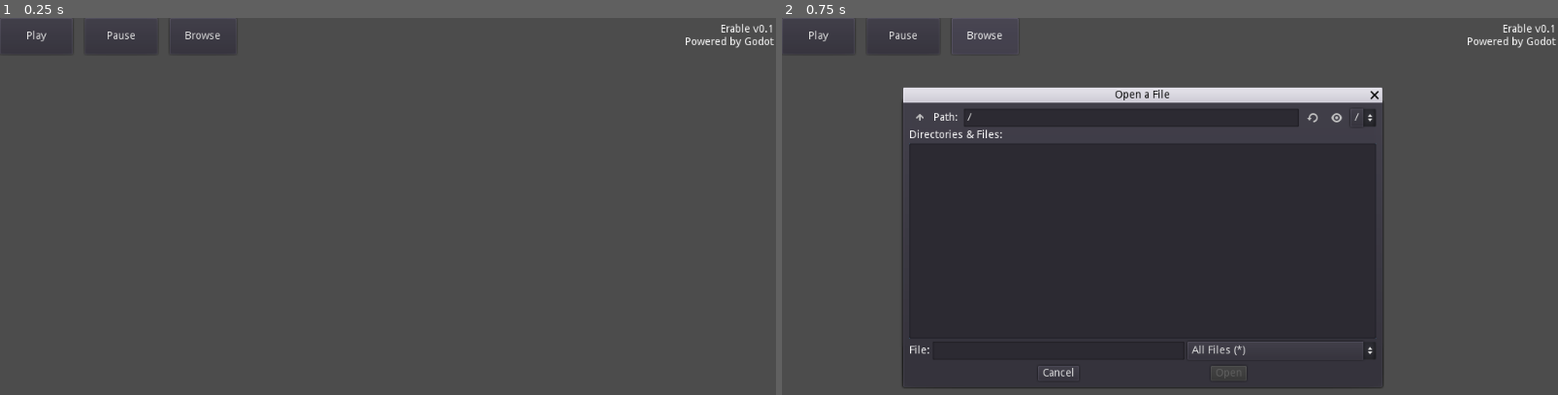
Above: before the commit, frames 1-2 (left to right).
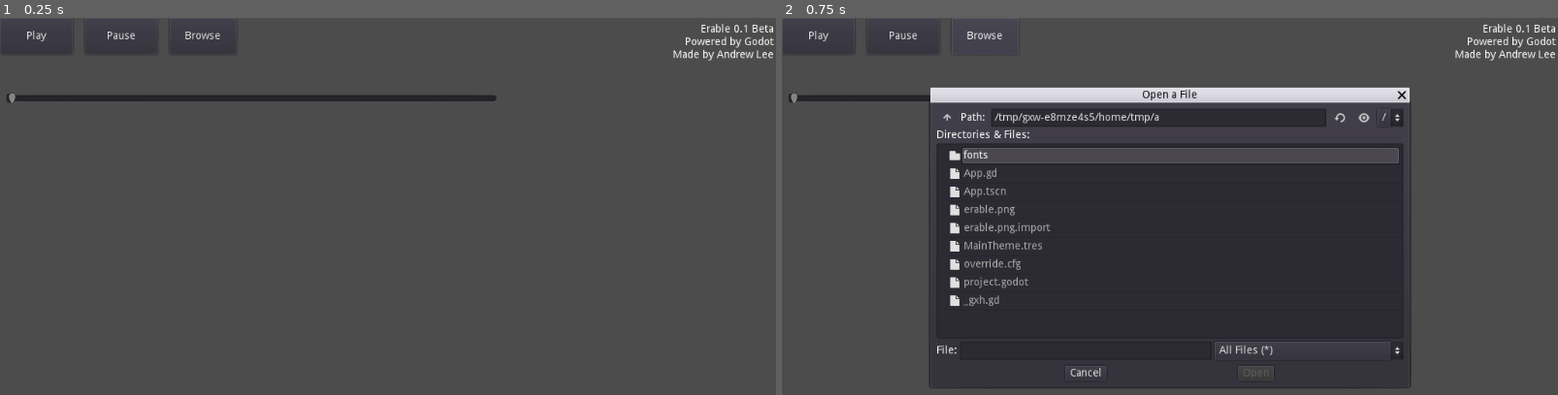
Above: after the commit, the same moments.

Repository: alee14-projects/erable-godot
Game: Godot game, scene res://App.tscn
The game is run twice, just before and just after one commit, with the same random seed, the same clock (stepped at 60 frames per second) and the same inputs.
Inputs:
- Up to frame 1 (0.25 s): no input
- Up to frame 2 (0.75 s): click "Browse" at 0.5 s

The runs differ from the first frame. In frame 1, 1.2% of the frame differs, in the area x 0-100%, y 1-23%; in frame 2, 8.7%, in the area x 0-100%, y 1-99%.

Commit message:
Almost got music playing

Diff:
--- a/App.gd
+++ b/App.gd
@@ -4,23 +4,28 @@
 # var a = 2
 # var b = "text"
 
-var audio;
+var audioURL
 
 # Called when the node enters the scene tree for the first time.
 func _ready():
 	print("Erable is ready")
-	pass # Replace with function body.
 
 # Called every frame. 'delta' is the elapsed time since the previous frame.
 #func _process(delta):
 #	pass
 
 func _on_PlayButton_pressed():
-	pass # Replace with function body.
+	print("Now playing music")
+	$AudioStreamPlayer.stream = load(audioURL)
+	$AudioStreamPlayer.play()
 
 func _on_BrowseButton_pressed():
-	$FileDialog.popup()
+	print("Opening file dialog")
+	$FileDialog.popup_centered()
 
 func _on_FileDialog_file_selected(path):
 	print(path)
-	audio = path
+	audioURL = "file://" + path
+
+func _on_AudioStreamPlayer_finished():
+	print("Music has finished playing")
--- a/App.tscn
+++ b/App.tscn
@@ -43,11 +43,14 @@
 margin_top = 112.0
 margin_right = 792.0
 margin_bottom = 488.0
-window_title = "Open a File"
+window_title = "Open an audio file"
 mode = 0
 access = 2
-current_dir = "/"
-current_path = "/"
+current_dir = "/run/media/storage/user-files/Projects/Erable"
+current_path = "/run/media/storage/user-files/Projects/Erable/"
+__meta__ = {
+"_edit_use_anchors_": false
+}
 
 [node name="Label" type="Label" parent="."]
 anchor_right = 1.0
@@ -55,8 +58,9 @@
 margin_top = 8.0
 margin_right = -3.0
 margin_bottom = 22.0
-text = "Erable v0.1
-Powered by Godot"
+text = "Erable 0.1 Beta
+Powered by Godot
+Made by Andrew Lee"
 align = 2
 valign = 2
 __meta__ = {
@@ -65,6 +69,16 @@
 
 [node name="AudioStreamPlayer" type="AudioStreamPlayer" parent="."]
 
+[node name="ProgressSlider" type="HSlider" parent="."]
+margin_left = 8.0
+margin_top = 94.0
+margin_right = 656.0
+margin_bottom = 118.0
+__meta__ = {
+"_edit_use_anchors_": false
+}
+
 [connection signal="pressed" from="PlayButton" to="." method="_on_PlayButton_pressed"]
 [connection signal="pressed" from="BrowseButton" to="." method="_on_BrowseButton_pressed"]
 [connection signal="file_selected" from="FileDialog" to="." method="_on_FileDialog_file_selected"]
+[connection signal="finished" from="AudioStreamPlayer" to="." method="_on_AudioStreamPlayer_finished"]
